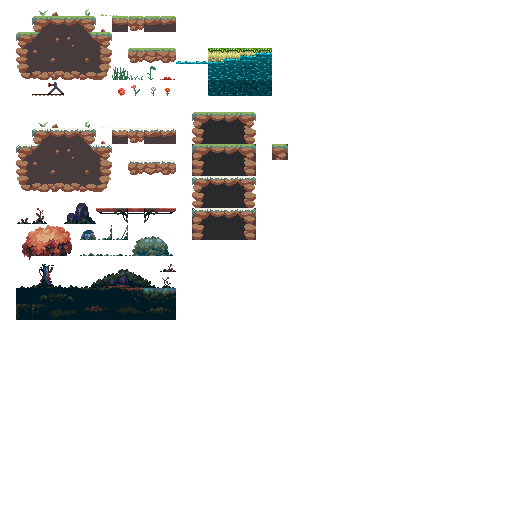
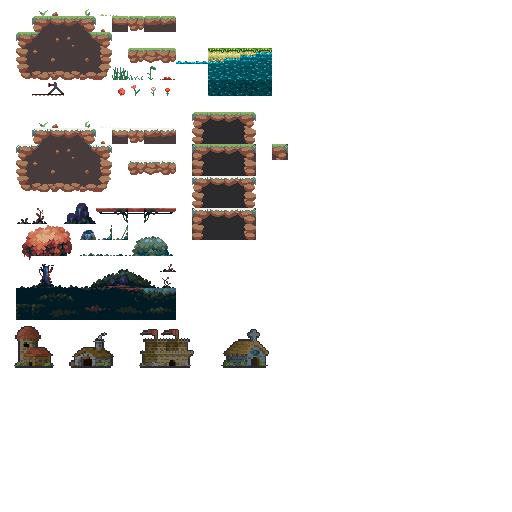
Layers edited between the first and the second 512 × 512 image:
added layer "settlements_a" above "Layer 1" over [14,326,269,368]
